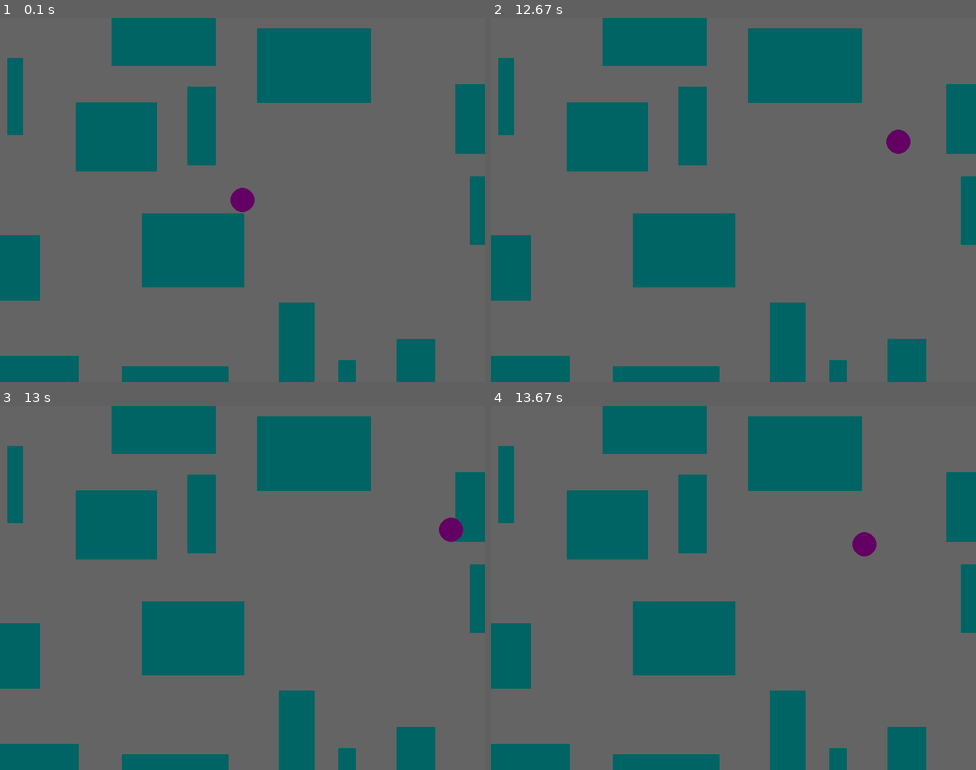
Above: before the commit, frames 1-4 (two rows, left to right).
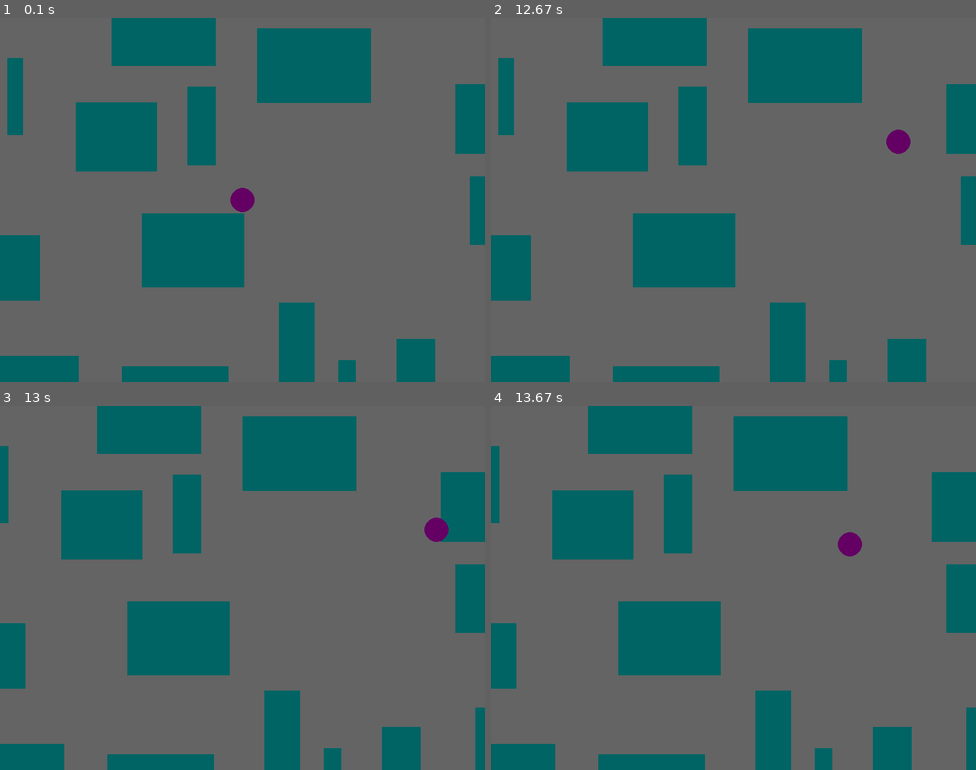
Above: after the commit, the same moments.

Repository: djnyc/pygame-intro
Game: pygame game, started from python-platform.py
Same seed, same stepped clock (60 frames per second), same inputs: the game is played once before the commit and once after it.
Inputs:
- Up to frame 1 (0.1 s): no input
- Up to frame 2 (12.67 s): hold Up 0.33-0.8 s; hold Right 0.83-1.47 s; hold Down 1.5-1.87 s; hold Left 1.9-2.37 s; hold Right 2.4-2.87 s; hold Up 2.9-3.2 s; hold Right 3.23-3.7 s; hold Left 3.73-4.27 s; hold Down 4.3-4.6 s; hold Left 4.63-5.03 s; hold Up 5.07-5.43 s; hold Right 5.47-6.1 s; hold Down 6.13-6.5 s; hold Left 6.53-7 s; hold Right 7.03-7.5 s; hold Up 7.53-7.83 s; hold Right 7.87-8.33 s; hold Left 8.37-8.9 s; hold Down 8.93-9.23 s; hold Left 9.27-9.67 s; hold Up 9.7-10.07 s; hold Right 10.1-10.73 s; hold Down 10.77-11.13 s; hold Left 11.17-11.63 s; hold Right 11.67-12.13 s; hold Up 12.17-12.47 s; hold Right from 12.5 s (still down)
- Up to frame 3 (13 s): release Right at 12.97 s
- Up to frame 4 (13.67 s): hold Left 13-13.53 s; hold Down from 13.57 s (still down)

Frames 1-2 are identical in both runs. In frame 3, 12% of the frame differs, in the area x 0-100%, y 0-100%; in frame 4, 12%.

Commit message:
Moving viewport working

Diff:
--- a/python-platform.py
+++ b/python-platform.py
@@ -11,8 +11,11 @@
 
     def draw(self):
         w, h = screen.get_size()
-        if self.x + self.w > 0 and self.x < w and self.y + self.h > 0 and self.y < h:
-            pygame.draw.rect(screen, (0, 100, 100), self.rect)
+
+        new_rect = self.rect.move(-viewport.x, -viewport.y)
+
+        if new_rect.colliderect(screen.get_rect()):
+            pygame.draw.rect(screen, (0, 100, 100), new_rect)
 
 
 class Player:
@@ -22,15 +25,36 @@
         self.color = (100, 0, 100)
 
     def draw(self):
-        pygame.draw.circle(screen, self.color, (self.x, self.y), self.r)
+        pygame.draw.circle(screen, self.color, (self.x - viewport.x, self.y - viewport.y), self.r)
 
     def move(self, dx, dy):
         self.x += dx
         self.y += dy
 
+class Viewport:
+    def __init__(self):
+        self.x, self.y = 0, 0
+        self.envelope = 80
+
+    def move(self, player):
+        w, h = screen.get_size()
+
+        if player.x - self.x < self.envelope:
+            self.x += player.x - self.x - self.envelope
+        if player.x - self.x > w - self.envelope:
+            self.x += player.x - self.x - (w - self.envelope)
+        if player.y - self.y < self.envelope:
+            self.y += player.y - self.y - self.envelope
+        if player.y - self.y > h - self.envelope:
+            self.y += player.y - self.y - (h - self.envelope)
+
+
 
 pygame.init()
 screen = pygame.display.set_mode((800, 600))
+
+viewport = Viewport()
+
 pygame.display.set_caption("Platform")
 
 player = Player(400, 300)
@@ -69,6 +93,8 @@
     if keys[pygame.K_RIGHT]:
         player.move(4, 0)
 
+    viewport.move(player)
+
     screen.fill((100, 100, 100))
 
     for b in blocks:
